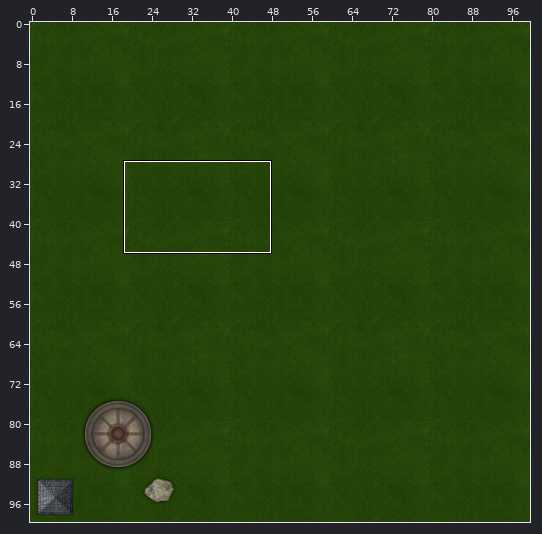
Two states of a Tiled map, client/cocos-studio/CocosProject/cocosstudio/map/MapObject.tmx. The first picture is a wide view before the edit; the outline marks the close-up.
Close-up. Before:
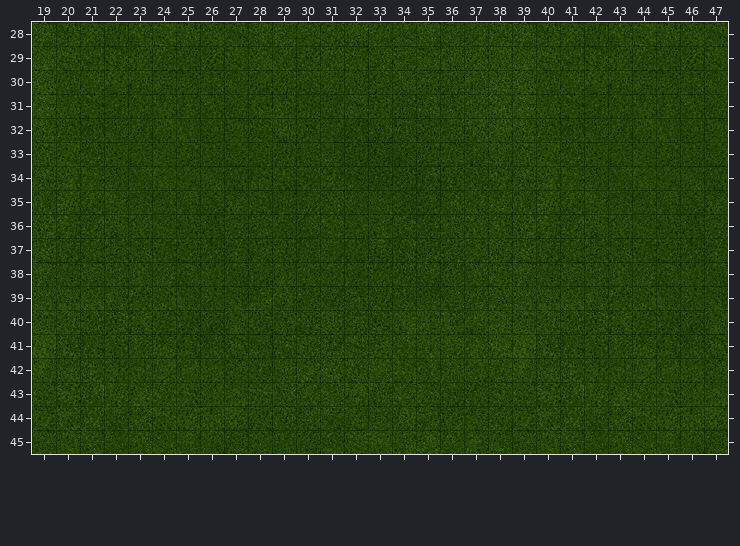
Cells are 30x30 px. Shown: x 19..47, y 28..45. The commit also changed other parts of the map, which this record leaves out.
The same view after the edit:
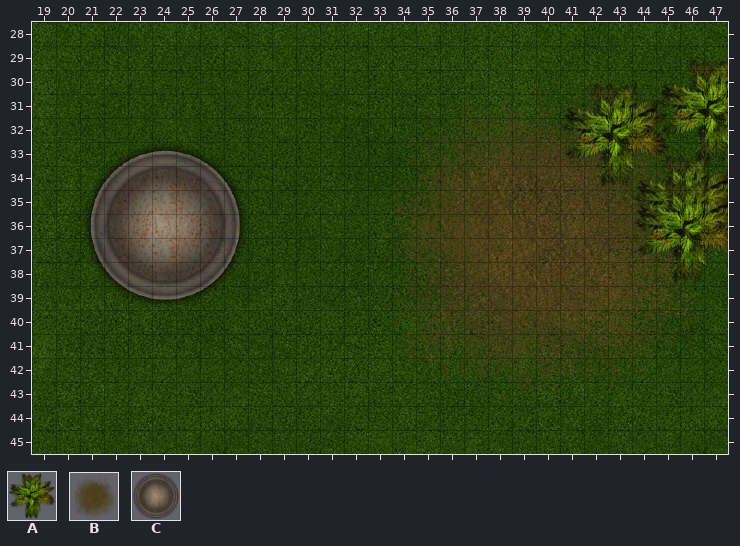
Key: from "MapObject": A 7 "265-71", B 13 "270-100", C 61 "415-53".
_ is an empty cell.
Tiles of an added or newly shown layer are drawn over the layers below it.
From old to new:
Layer "bg" (added):
y 43: x 33 _ -> B
Layer "ObjectMap":
y 33: x 45 _ -> A
y 34: x 41 _ -> A
y 37..38: x 44 _ -> A
y 39: x 21 _ -> C
